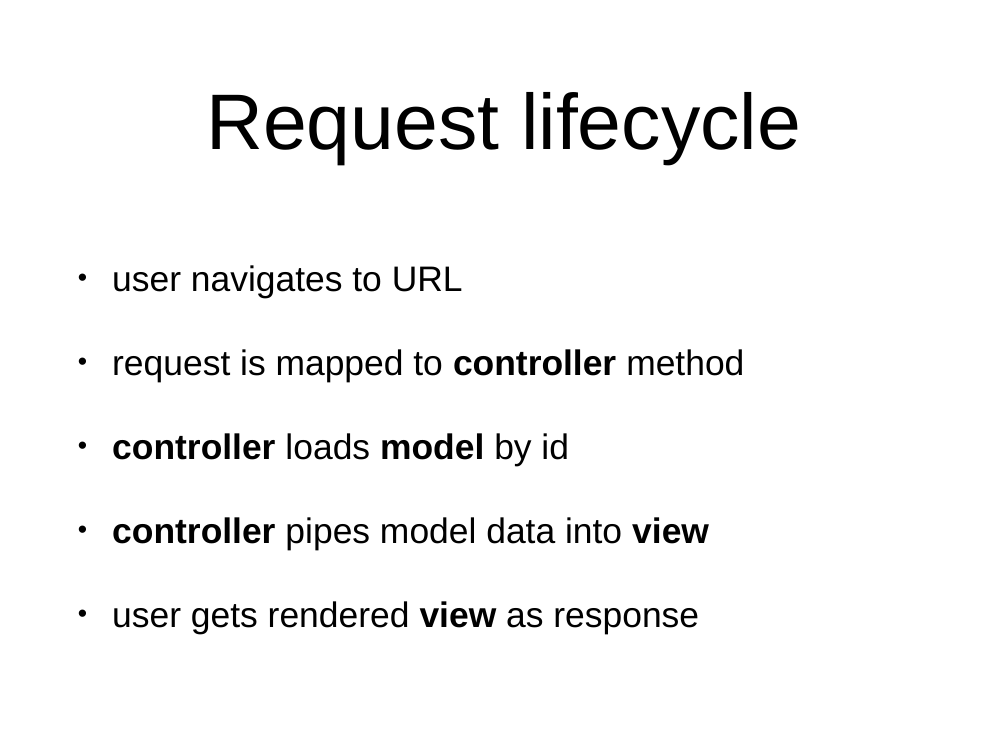
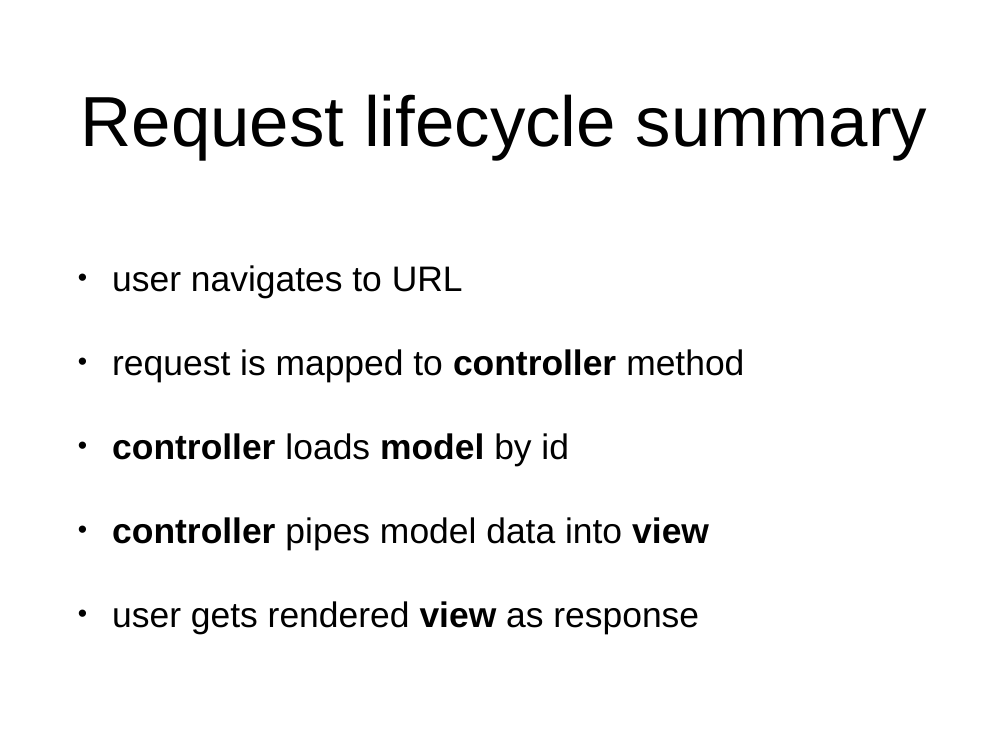
Before and after one commit to scg-unibe-ch/ese2017, a slide deck: slide 8 of slides/3_mvc.pptx (slide 10 before the commit). Drawn at 1008x756 pixels with LibreOffice and Linux fonts; fonts in the diff are those of the drawing. Boxes give left, top, right and bottom in pixels: in the first picture for what was removed or moved away, otherwise in the second. Text is boxed around its words. In the diff, an @@ line names an element or a change of style, - is before the commit and + after.

```diff
--- a/slides/3_mvc.pptx
+++ b/slides/3_mvc.pptx
@@ title at [81,94,927,159]: text changed; size 80 to 72 pt @@
-Request lifecycle
+Request lifecycle summary
```
Also in this commit, not shown: 5 other slides changed, 2 slides removed.
